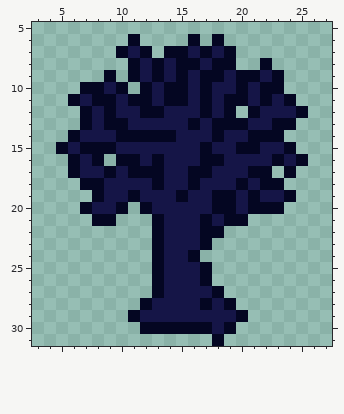
A pixel-art sprite gets an edit: Assets/Sprites/Environment/DeadTree_1.png. This is how it looked before the edit.
The file is 32x32 pixels. Shown: x 3..27, y 5..31.
After:
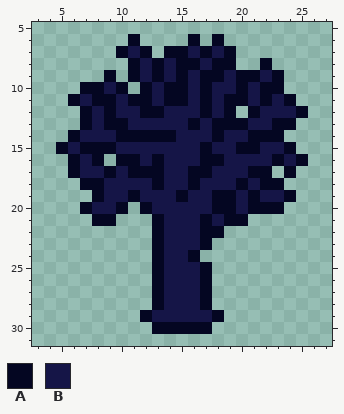
Palette (. is transparent): A #040622  B #151547
Difference:
@@ x 9..22 @@
 26 ....ABBBA.....
-27 ....ABBBBA....
-28 ...ABBBBABA...
-29 ..ABBBBBBBBA..
-30 ...AAAAAABA...
-31 .........A....
+27 ....ABBBA.....
+28 ....ABBBA.....
+29 ...ABBBBBA....
+30 ....AAAAA.....
+31 ..............
